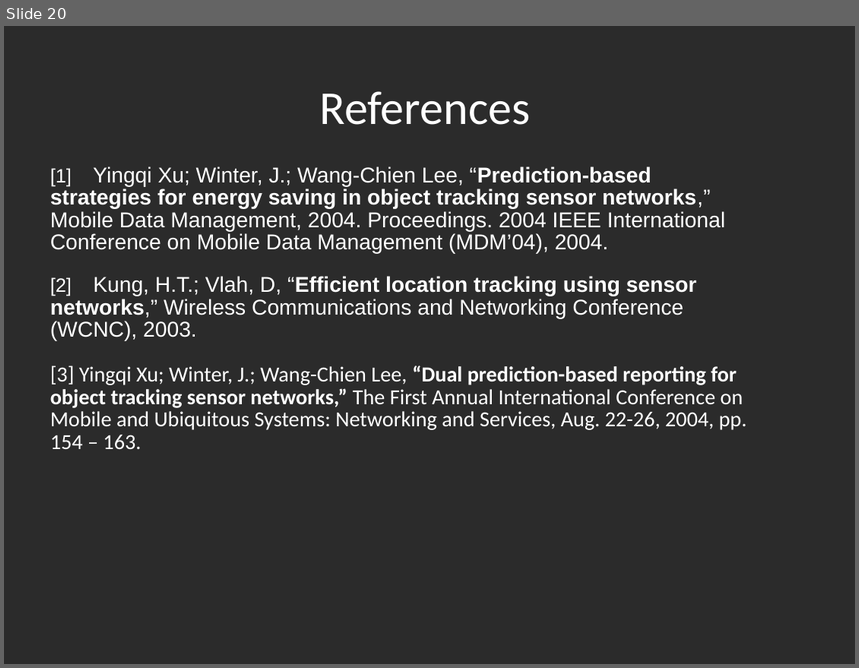
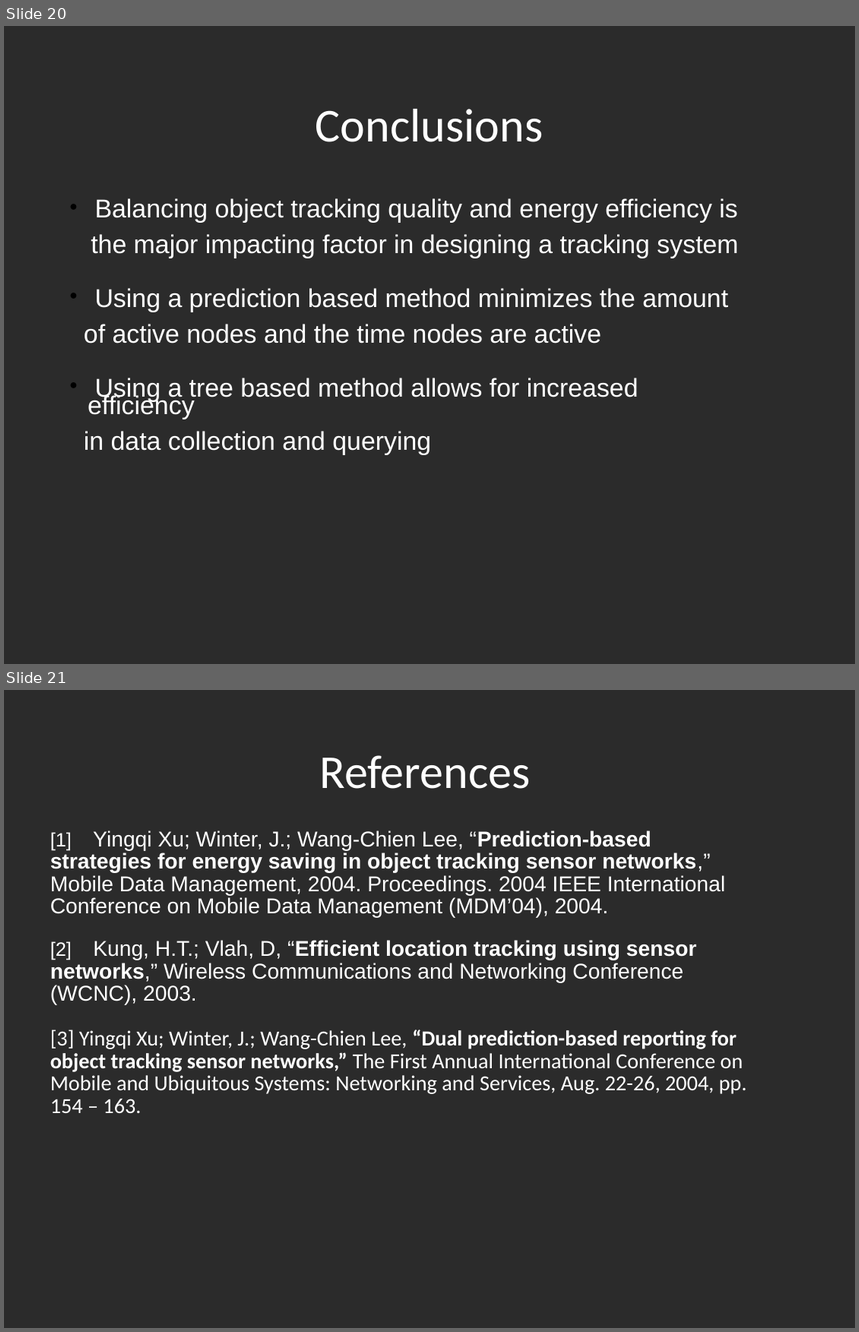
Before and after one commit to LuisEduardoER/baffleship, a slide deck: 370project.ppt. Shown one above the other, each under a label of ours: slide 20 before the commit, slides 20 and 21 after it. The pictures are 859x668 and 859x1332 pixels, drawn with LibreOffice and Linux fonts; fonts in the diff are those of the drawing; background and template pictures are left out; a plain dark background stands for a picture behind light text. Boxes give left, top, right and bottom in pixels: in the first picture for what was removed or moved away, otherwise in the second. Text is boxed around its words. In the diff, an @@ line names an element or a change of style, - is before the commit and + after.

Commit message:
ppt final?

```diff
--- a/370project.ppt
+++ b/370project.ppt
@@ slide 20 added at (4,26,855,664), background picture (left out) @@
@@ title added at (316,109,543,142), 44 pt, text #FFFFFF @@
+Conclusions
@@ text added at (84,199,738,455), 24 pt, text #FFFFFF @@
+● Balancing object tracking quality and energy efficiency is
+the major impacting factor in designing a tracking system
+● Using a prediction based method minimizes the amount
+of active nodes and the time nodes are active
+● Using a tree based method allows for increased efficiency
+in data collection and querying
@@ what was slide 20 is now slide 21 @@
```
